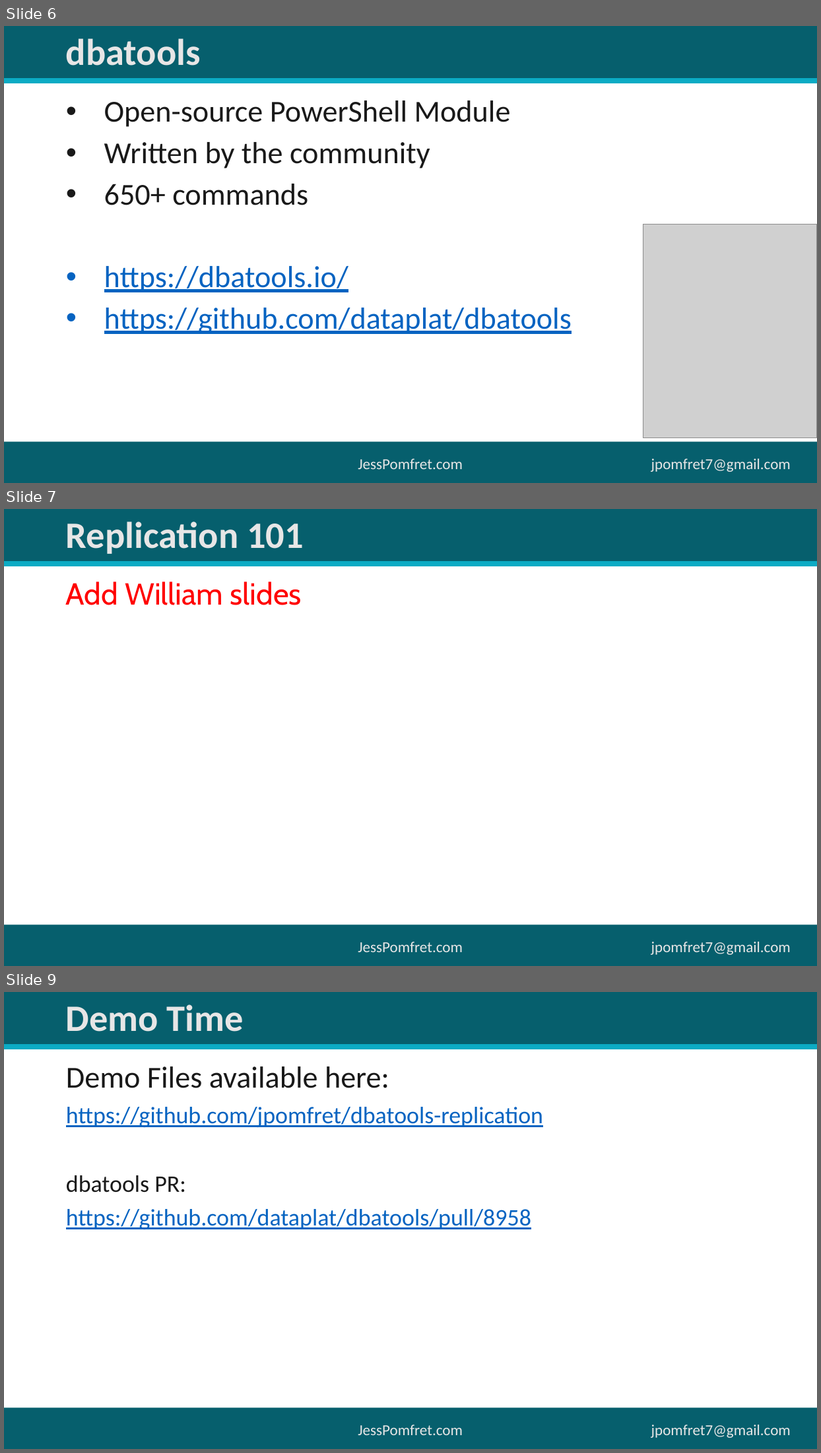
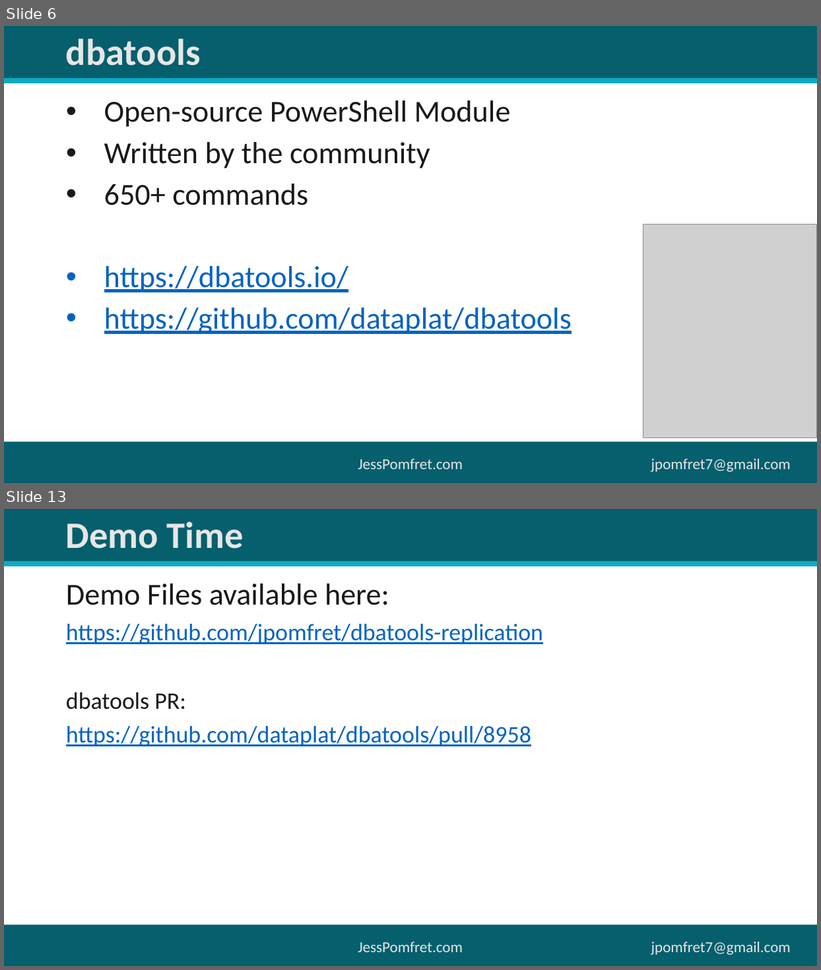
Before and after one commit to jpomfret/dbatools-replication, a slide deck: dbatoolsReplication.pptx. Shown one above the other, each under a label of ours: slides 6, 7 and 9 before the commit, slides 6 and 13 after it; the slides between them are not shown. The pictures are 821x1453 and 821x970 pixels, drawn with LibreOffice and Linux fonts; fonts in the diff are those of the drawing; grey boxes stand for pictures. Boxes give left, top, right and bottom in pixels: in the first picture for what was removed or moved away, otherwise in the second. Text is boxed around its words. In the diff, an @@ line names an element or a change of style, - is before the commit and + after.

```diff
--- a/dbatoolsReplication.pptx
+++ b/dbatoolsReplication.pptx
@@ slide 7 removed at bbox=[4, 509, 817, 966], background #FFFFFF; not listed: 5 template elements that a slide beside it also shows @@
@@ title removed at bbox=[66, 522, 304, 554] @@
-Replication 101
@@ text removed at bbox=[66, 582, 302, 605] @@
-Add William slides
@@ what was slide 9 is now slide 13 @@
```
Also in this commit, not shown: 3 slides changed, 5 slides added, 3 other files.
